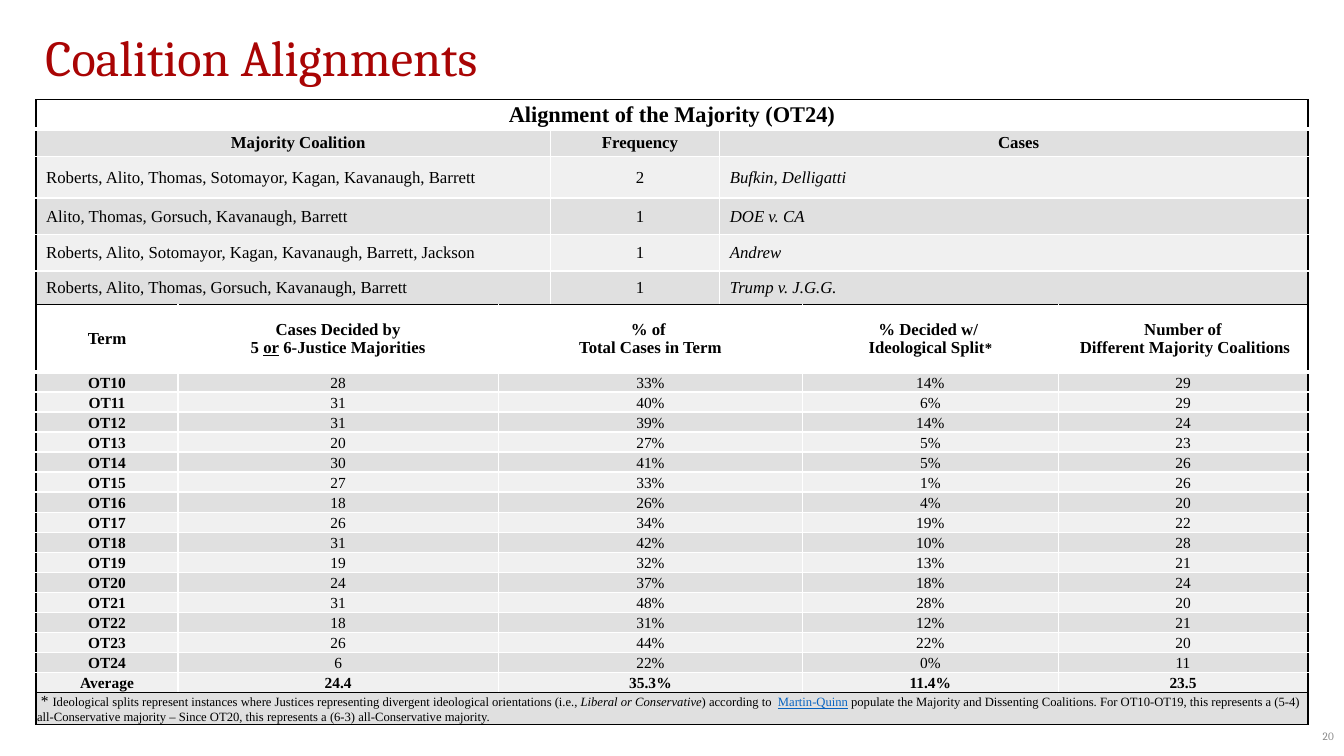
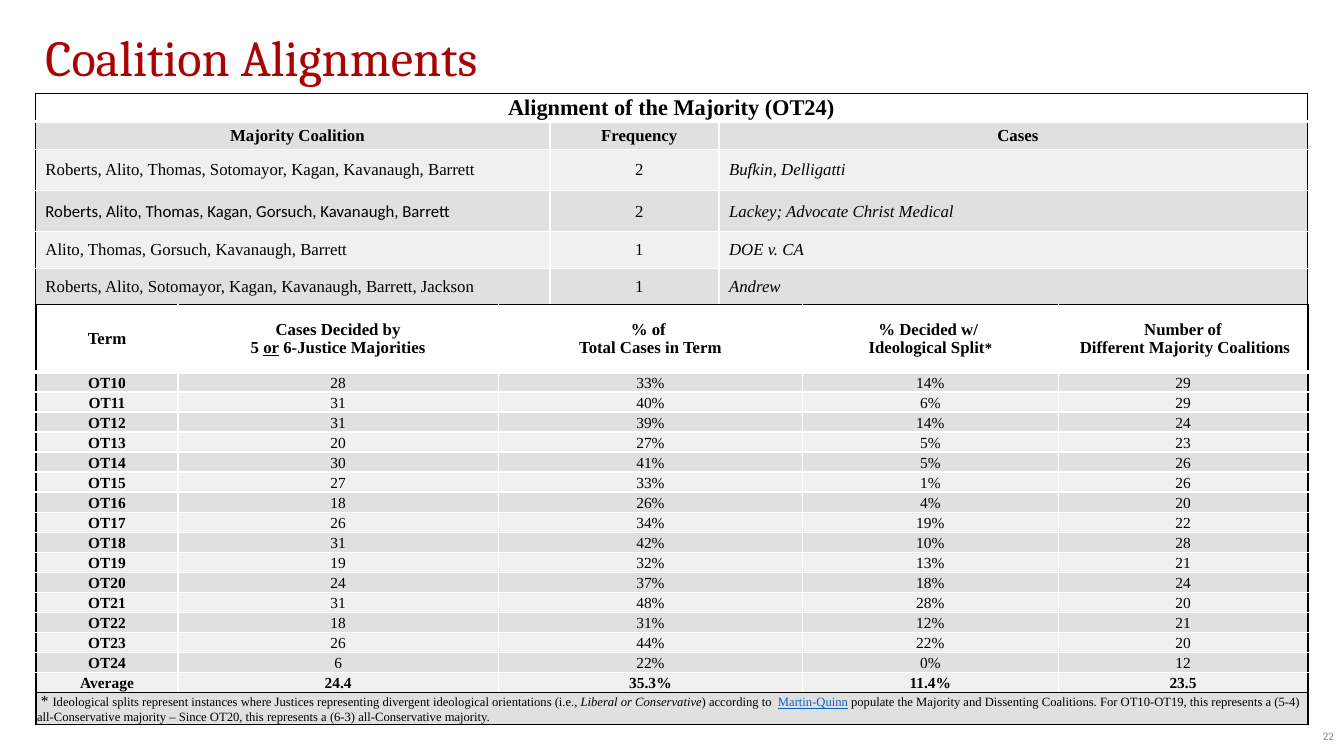
Before and after one commit to JakeTruscott/scotuswatch, a slide deck: slide 22 of Stat Reviews/OT24_StatReview/compilation/SCOTUSBlog/statpack_OT24.pptx (slide 20 before the commit). Drawn at 1344x756 pixels with LibreOffice and Linux fonts; fonts in the diff are those of the drawing. Boxes give left, top, right and bottom in pixels: in the first picture for what was removed or moved away, otherwise in the second. Text is boxed around its words. In the diff, an @@ line names an element or a change of style, - is before the commit and + after.

```diff
--- a/Stat Reviews/OT24_StatReview/compilation/SCOTUSBlog/statpack_OT24.pptx
+++ b/Stat Reviews/OT24_StatReview/compilation/SCOTUSBlog/statpack_OT24.pptx
@@ table at (x1=35, y1=93, x2=1309, y2=304) @@
+row 4: Roberts, Alito, Thomas, Kagan, Gorsuch, Kavanaugh, Barrett | 2 | Lackey; Advocate Christ Medical
-row 6: Roberts, Alito, Thomas, Gorsuch, Kavanaugh, Barrett | 1 | Trump v. J.G.G.
@@ borders changed @@
@@ table resized from (x1=36, y1=100, x2=1310, y2=306) to (x1=35, y1=93, x2=1309, y2=304) @@
@@ table at (x1=36, y1=304, x2=1309, y2=728) @@
-row 16, column 5: 11
+row 16, column 5: 12
@@ page number at (x1=1323, y1=732, x2=1334, y2=740): text changed @@
-20
+22
```
Also in this commit, not shown: 20 other slides changed, 1 slide added, 45 other files.
